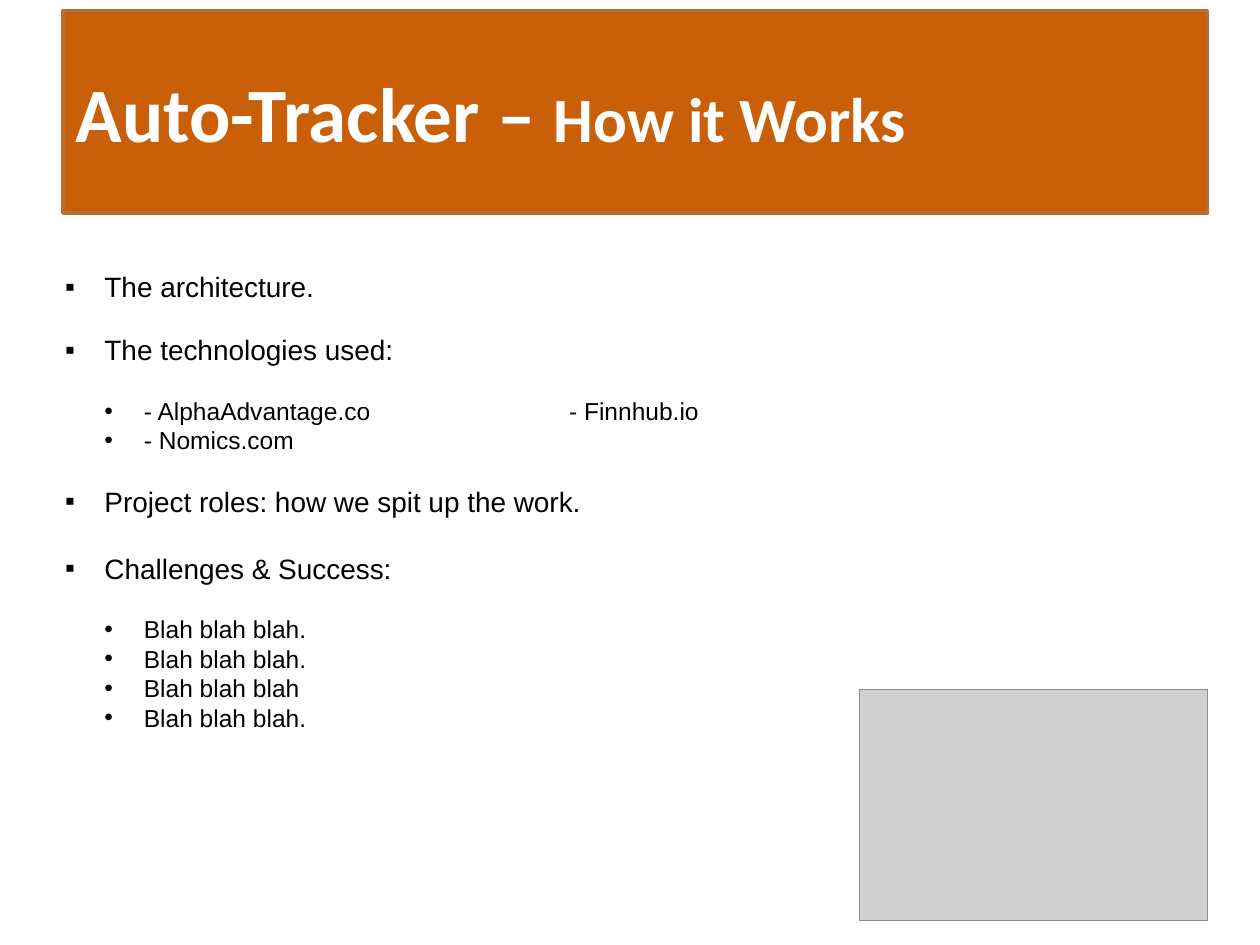
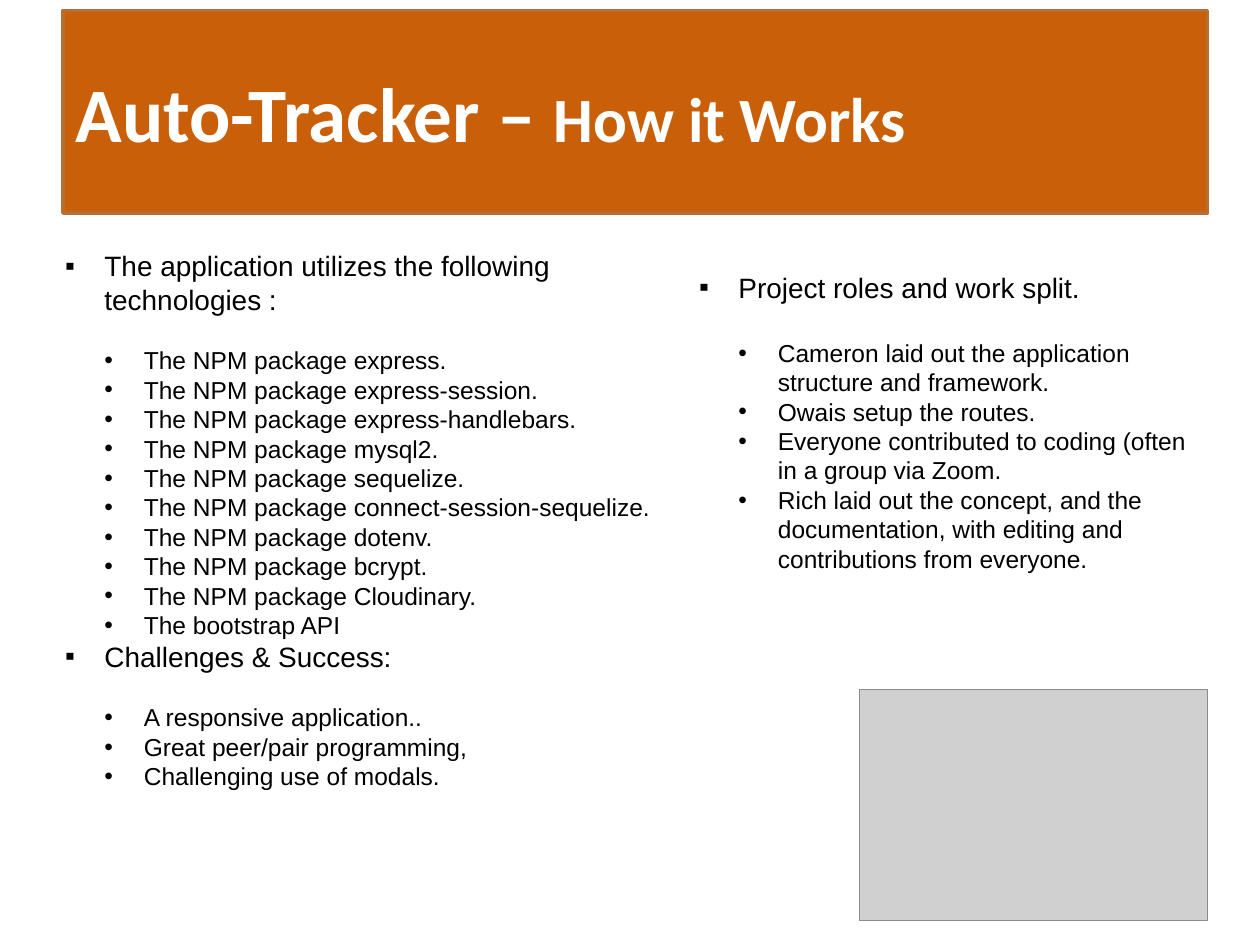
Before and after one commit to p2T3/auto-tracker, a slide deck: slide 5 of public/assets/Auto-Tracker-Presentation.pptx. Drawn at 1260x945 pixels with LibreOffice and Linux fonts; fonts in the diff are those of the drawing; grey boxes stand for pictures. Boxes give left, top, right and bottom in pixels: in the first picture for what was removed or moved away, otherwise in the second. Text is boxed around its words. In the diff, an @@ line names an element or a change of style, - is before the commit and + after.

```diff
--- a/public/assets/Auto-Tracker-Presentation.pptx
+++ b/public/assets/Auto-Tracker-Presentation.pptx
@@ text "The application utilizes the following ..." moved from (x1=104, y1=276, x2=699, y2=728) to (x1=104, y1=255, x2=650, y2=790) @@
@@ text at (x1=104, y1=255, x2=650, y2=639): text changed; size 16 to 14 pt @@
-▪ The architecture.
-▪ The technologies used:
-  • - AlphaAdvantage.co - Finnhub.io
-  • - Nomics.com
-▪ Project roles: how we spit up the work.
+▪ The application utilizes the following technologies :
+  • The NPM package express.
+  • The NPM package express-session.
+  • The NPM package express-handlebars.
+  • The NPM package mysql2.
+  • The NPM package sequelize.
+  • The NPM package connect-session-sequelize.
+  • The NPM package dotenv.
+  • The NPM package bcrypt.
+  • The NPM package Cloudinary.
+  • The bootstrap API
@@ text added at (x1=738, y1=277, x2=1186, y2=573), 14 pt, text #000000 @@
+▪ Project roles and work split.
+  • Cameron laid out the application structure and framework.
+  • Owais setup the routes.
+  • Everyone contributed to coding (often in a group via Zoom.
+  • Rich laid out the concept, and the documentation, with editing and contributions from everyone.
@@ text at (x1=144, y1=708, x2=467, y2=790): text changed @@
-  • Blah blah blah.
-  • Blah blah blah.
-  • Blah blah blah
-  • Blah blah blah.
+  • A responsive application..
+  • Great peer/pair programming,
+  • Challenging use of modals.
```
Also in this commit, not shown: 7 other slides changed, 1 other file.
